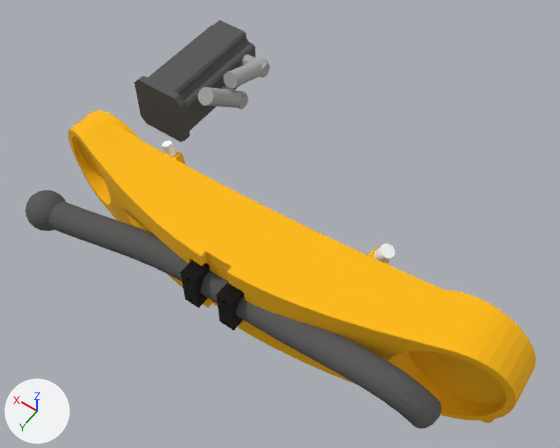
What one commit did to the glTF model RobotModel/KUKA/KR5_ARC/Visual/glb/Link2.glb.
Before and after are seen from a 50 mm camera at (-0.088, 0.662, 0.874) aimed at (0.319, 0.093, -0.02). The axes (+X, +Y, +Z) are drawn at lower left. The lights are the same throughout. The first picture is the older version.

Before the edit, the objects in view are built like this:
```python
mat_cut013003004002_material = principled_material('Cut013003004002-material')
mat_cut013003004002_material.base_color = (1.0, 0.498, 0.0)  # yellow #ffbb00
mat_cut013003004002_material.roughness = 1.0
me_node2_cut013003004002_mesh_0 = bpy.data.meshes.new('/node2/Cut013003004002-mesh/0')
me_node2_cut013003004002_mesh_0.from_pydata(...)  # 1259 vertices, 2518 faces; spans x -0.083..0.668, y 0.099..0.249, z -0.124..0.083
me_node2_cut013003004002_mesh_0.materials.append(mat_cut013003004002_material)  # yellow #ffbb00
me_node4_fusion018_mesh_0 = bpy.data.meshes.new('/node4/Fusion018-mesh/0')
me_node4_fusion018_mesh_0.from_pydata(...)  # 269 vertices, 530 faces; spans x 0.508..0.558, y -0.15..0.013, z -0.027..0.065
me_node4_fusion018_mesh_0.materials.append(mat_fusion018_material)  # grey #aaaaaa
me_node5_fusion019_mesh_0 = bpy.data.meshes.new('/node5/Fusion019-mesh/0')
me_node5_fusion019_mesh_0.from_pydata(...)  # 105 vertices, 218 faces; spans x 0.268..0.352, y 0.239..0.2695, z -0.029..0.037
me_node5_fusion019_mesh_0.materials.append(mat_fusion019_material)  # black #000000
ob_node2_cut013003004002_mesh_0 = bpy.data.objects.new('/node2/Cut013003004002-mesh/0', me_node2_cut013003004002_mesh_0)
ob_node2_cut013003004002_mesh_0.location = (0.0, 0.0, 0.0)
ob_node4_fusion018_mesh_0 = bpy.data.objects.new('/node4/Fusion018-mesh/0', me_node4_fusion018_mesh_0)
ob_node4_fusion018_mesh_0.location = (0.0, 0.0, 0.0)
ob_node5_fusion019_mesh_0 = bpy.data.objects.new('/node5/Fusion019-mesh/0', me_node5_fusion019_mesh_0)
ob_node5_fusion019_mesh_0.location = (0.0, 0.0, 0.0)
# also in view: '/node0/Part__Feature006001-mesh/0' at (0.6, -0.066, 0.0); '/node3/Fusion020-mesh/0' at (0.307, 0.263, 0.01)
```
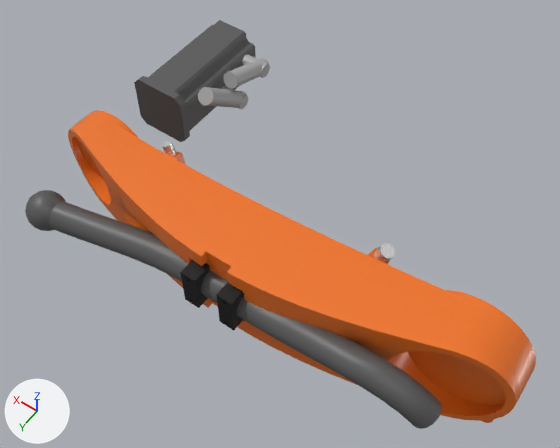
The edits, one by one:
Material 'Cut013003004002-material' (mat_cut013003004002_material) changes colour from yellow #ffbb00 to orange #ef7421; in linear values from (1.0, 0.498, 0.0) to (0.863, 0.175, 0.0152).
In material 'Cut013003004002-material' (mat_cut013003004002_material), roughness goes from 1.0 to 0.36.

What differs and where, as boxes (x1, y1, x2, y2) in the pictures (560 x 448 px):
'/node2/Cut013003004002-mesh/0', recoloured, surface changed (yellow to orange): (68, 110, 536, 423) in both
